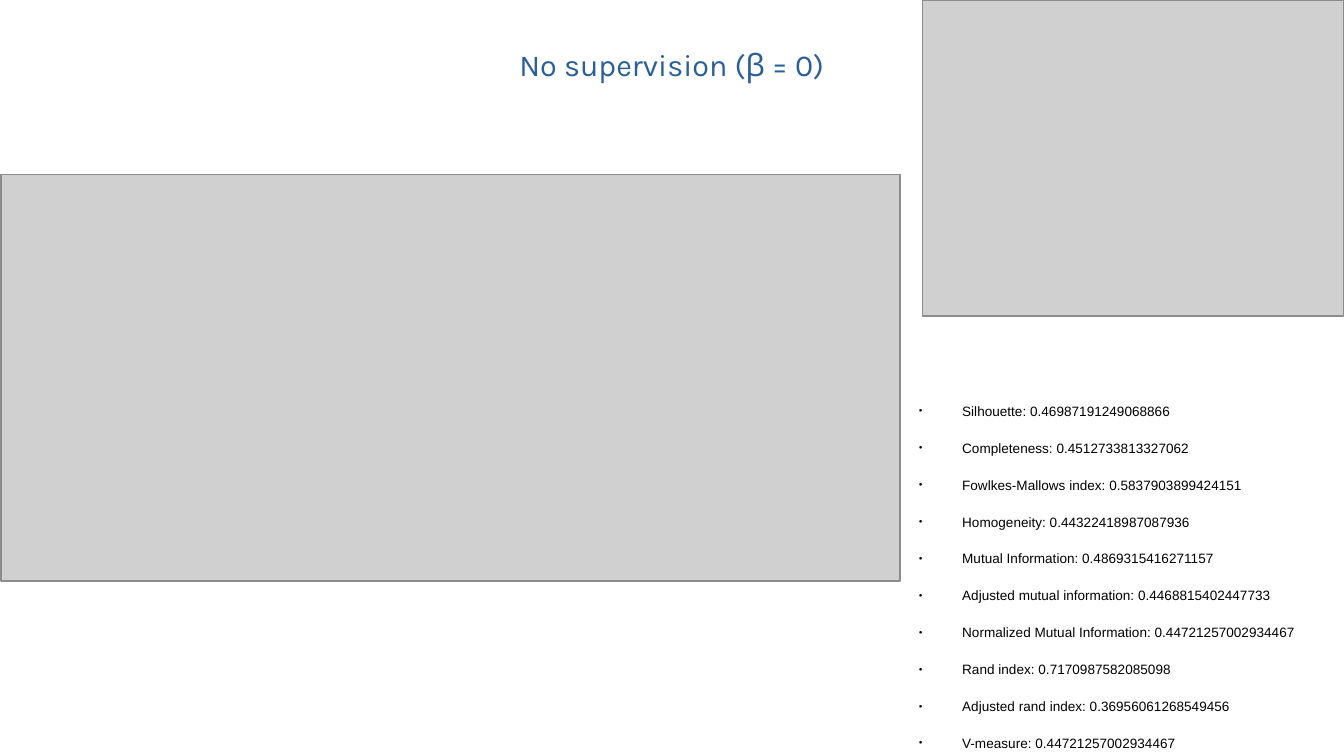
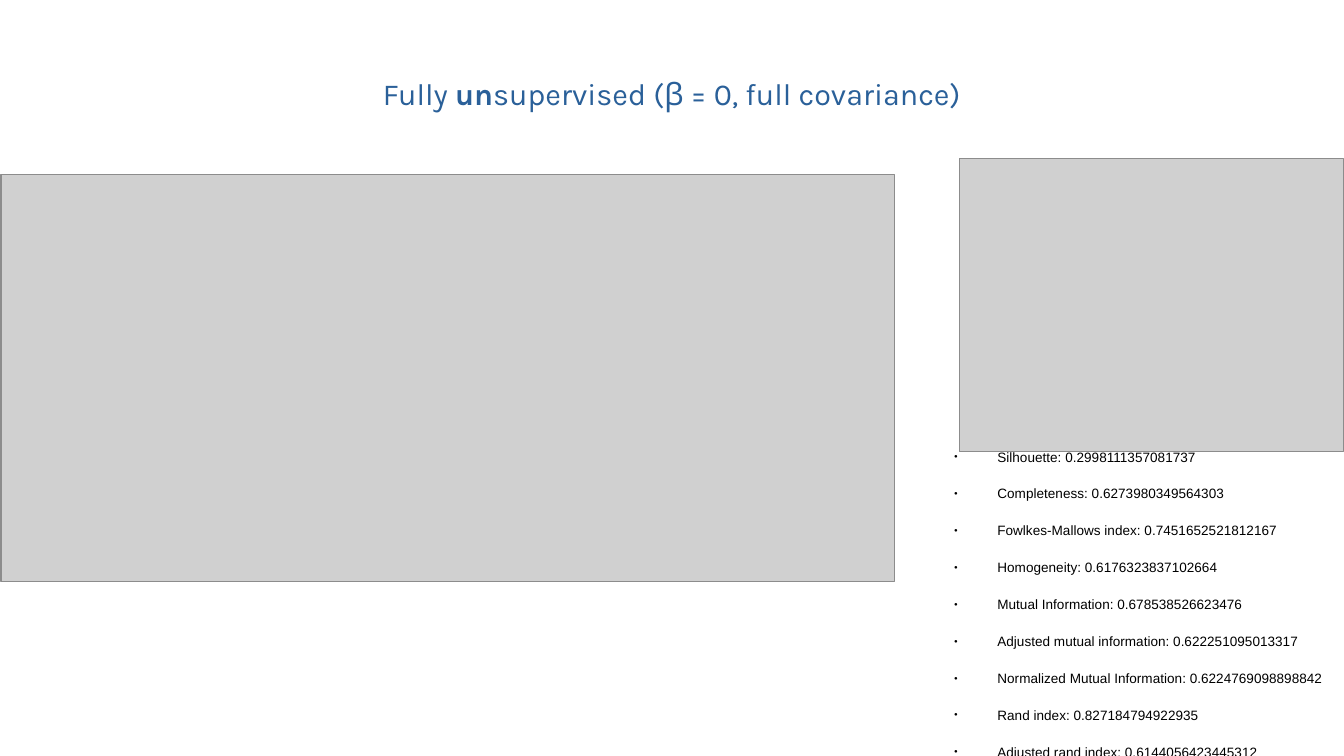
Before and after one commit to kir0ul/BayesClustering, a slide deck: slide 2 of docs/semi-supervised-study.odp. Drawn at 1344x756 pixels with LibreOffice and Linux fonts; fonts in the diff are those of the drawing; grey boxes stand for pictures. Boxes give left, top, right and bottom in pixels: in the first picture for what was removed or moved away, otherwise in the second. Text is boxed around its words. In the diff, an @@ line names an element or a change of style, - is before the commit and + after.

```diff
--- a/docs/semi-supervised-study.odp
+++ b/docs/semi-supervised-study.odp
@@ title at bbox=[383, 81, 961, 113]: text changed @@
-No supervision (β = 0)
+Fully unsupervised (β = 0, full covariance)
@@ picture: place and size @@
-picture at bbox=[1, 174, 900, 581]
+picture at bbox=[1, 174, 895, 581]
@@ picture: place and size @@
-picture at bbox=[923, 0, 1344, 316]
+picture at bbox=[960, 159, 1344, 451]
@@ text at bbox=[997, 451, 1322, 720]: text changed @@
-● Silhouette: 0.46987191249068866
-● Completeness: 0.4512733813327062
-● Fowlkes-Mallows index: 0.5837903899424151
-● Homogeneity: 0.44322418987087936
-● Mutual Information: 0.4869315416271157
-● Adjusted mutual information: 0.4468815402447733
-● Normalized Mutual Information: 0.44721257002934467
-● Rand index: 0.7170987582085098
-● Adjusted rand index: 0.36956061268549456
-● V-measure: 0.44721257002934467
+● Silhouette: 0.2998111357081737
+● Completeness: 0.6273980349564303
+● Fowlkes-Mallows index: 0.7451652521812167
+● Homogeneity: 0.6176323837102664
+● Mutual Information: 0.678538526623476
+● Adjusted mutual information: 0.622251095013317
+● Normalized Mutual Information: 0.6224769098898842
+● Rand index: 0.827184794922935
+● Adjusted rand index: 0.6144056423445312
+● V-measure: 0.6224769098898842
```
Also in this commit, not shown: 5 other slides changed, 3 slides added, 3 other files.
